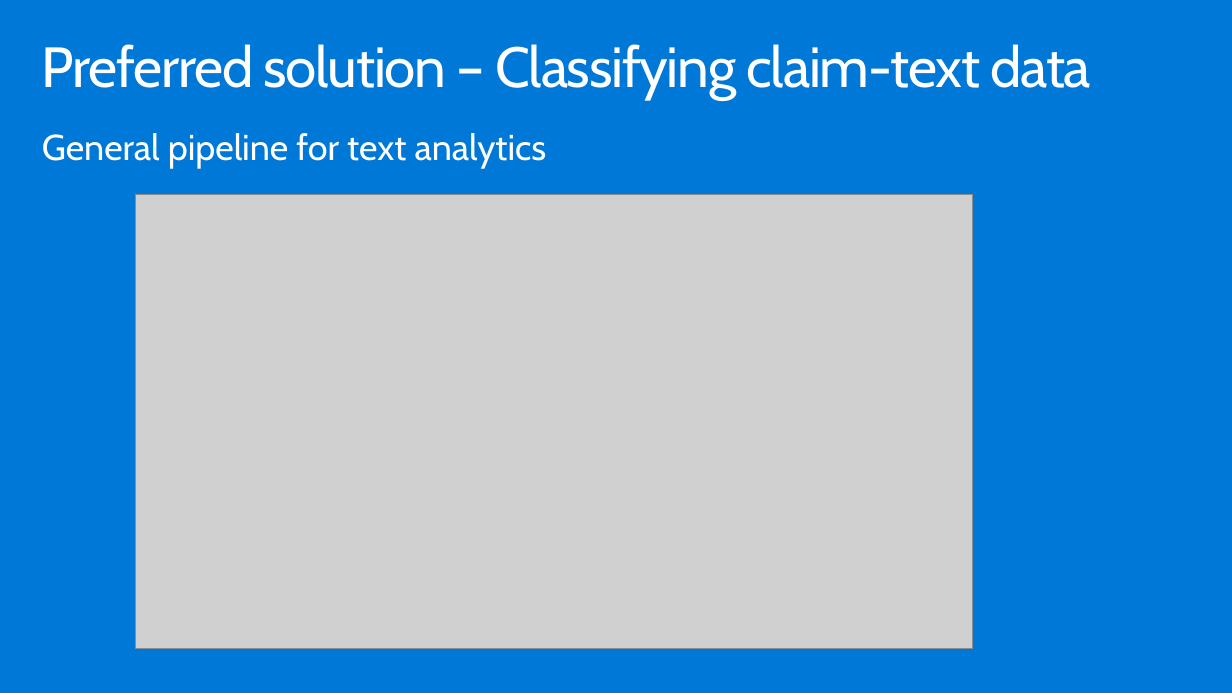
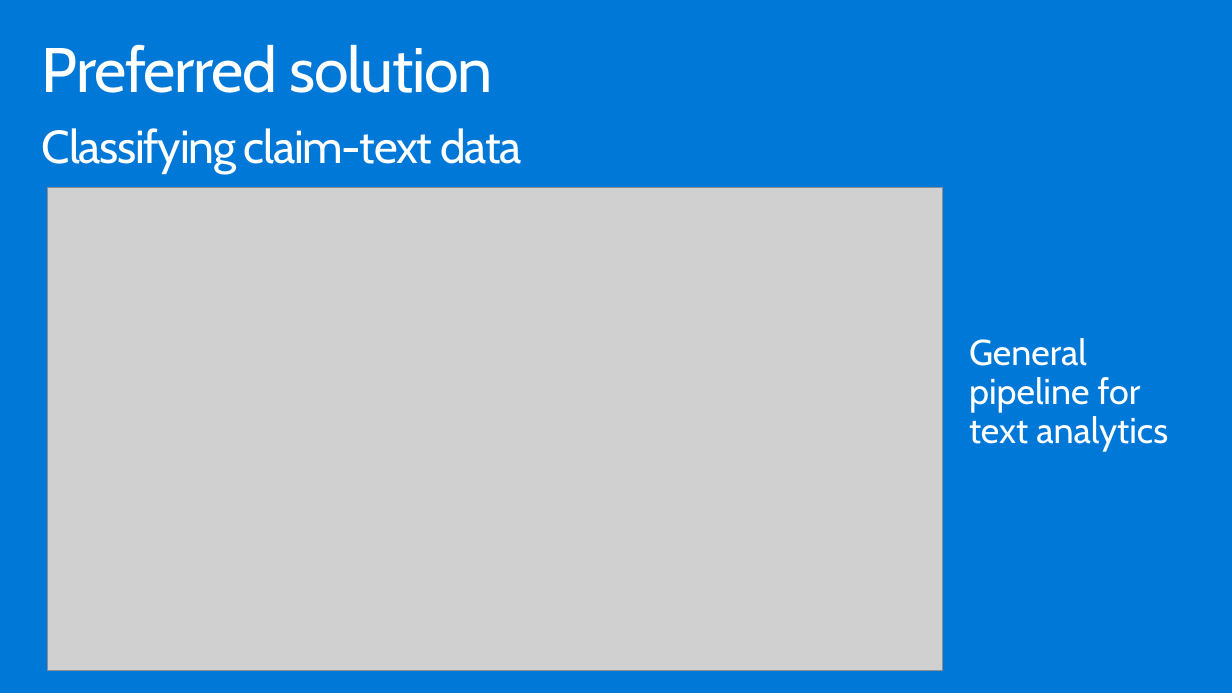
Before and after one commit to nenves/MCW-Cognitive-services-and-deep-learning, a slide deck: slide 15 of Whiteboard design session/WDS trainer presentation - Cognitive Services and deep learning.pptx. Drawn at 1232x693 pixels with LibreOffice and Linux fonts; fonts in the diff are those of the drawing; grey boxes stand for pictures. Boxes give left, top, right and bottom in pixels: in the first picture for what was removed or moved away, otherwise in the second. Text is boxed around its words. In the diff, an @@ line names an element or a change of style, - is before the commit and + after.

```diff
--- a/Whiteboard design session/WDS trainer presentation - Cognitive Services and deep learning.pptx
+++ b/Whiteboard design session/WDS trainer presentation - Cognitive Services and deep learning.pptx
@@ title at (x1=42, y1=44, x2=493, y2=93): text changed; size 44.1 to 49 pt @@
-Preferred solution – Classifying claim-text data
+Preferred solution
@@ text added at (x1=42, y1=128, x2=521, y2=174), 36 pt, text #FFFFFF @@
+Classifying claim-text data
@@ picture resized from (x1=136, y1=194, x2=973, y2=648) to (x1=47, y1=188, x2=943, y2=671) @@
@@ text "General pipeline for text analytics" rewrapped from (x1=42, y1=133, x2=547, y2=169) to (x1=969, y1=338, x2=1168, y2=452) @@
```
Also in this commit, not shown: 22 other slides changed.
